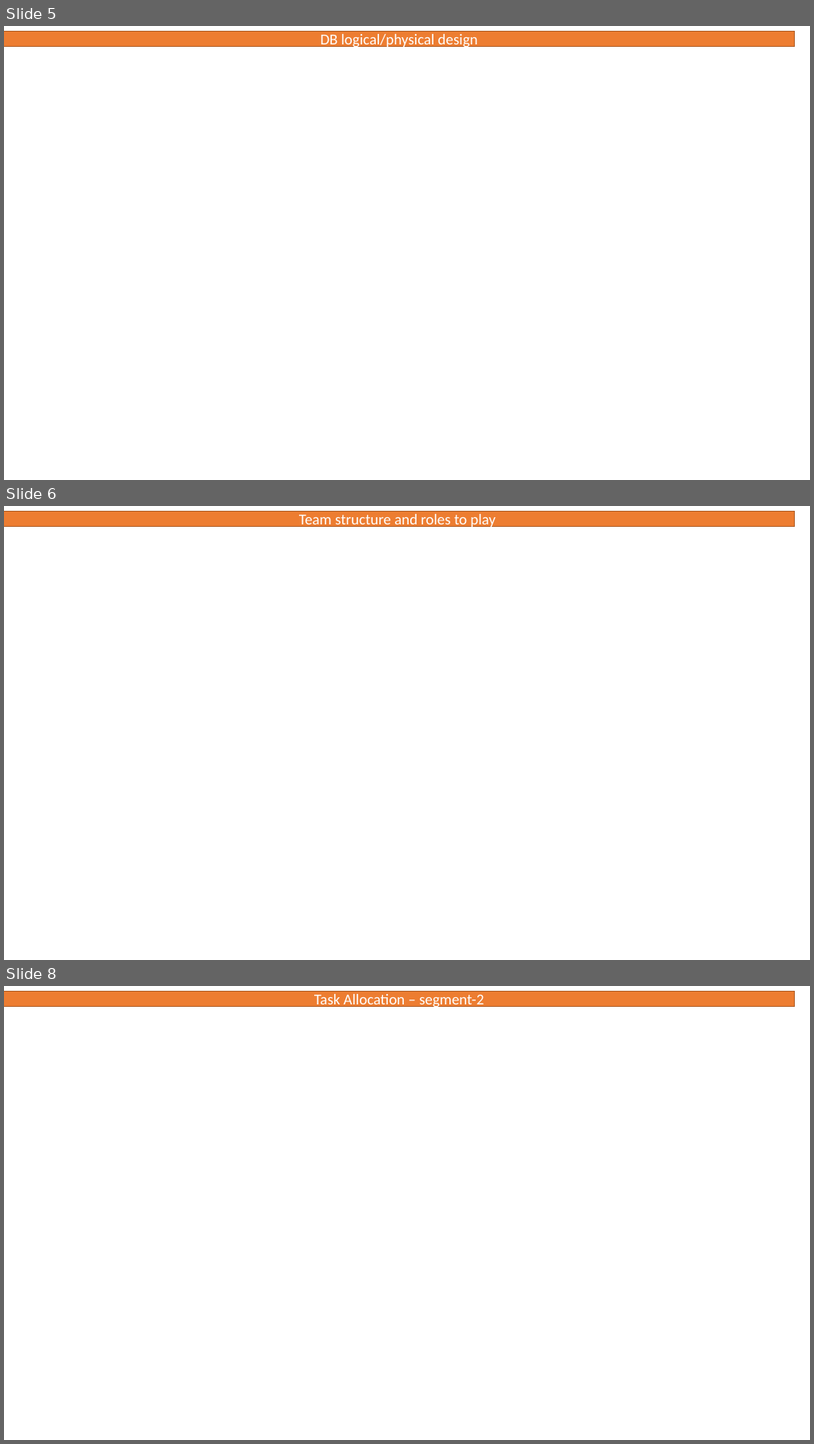
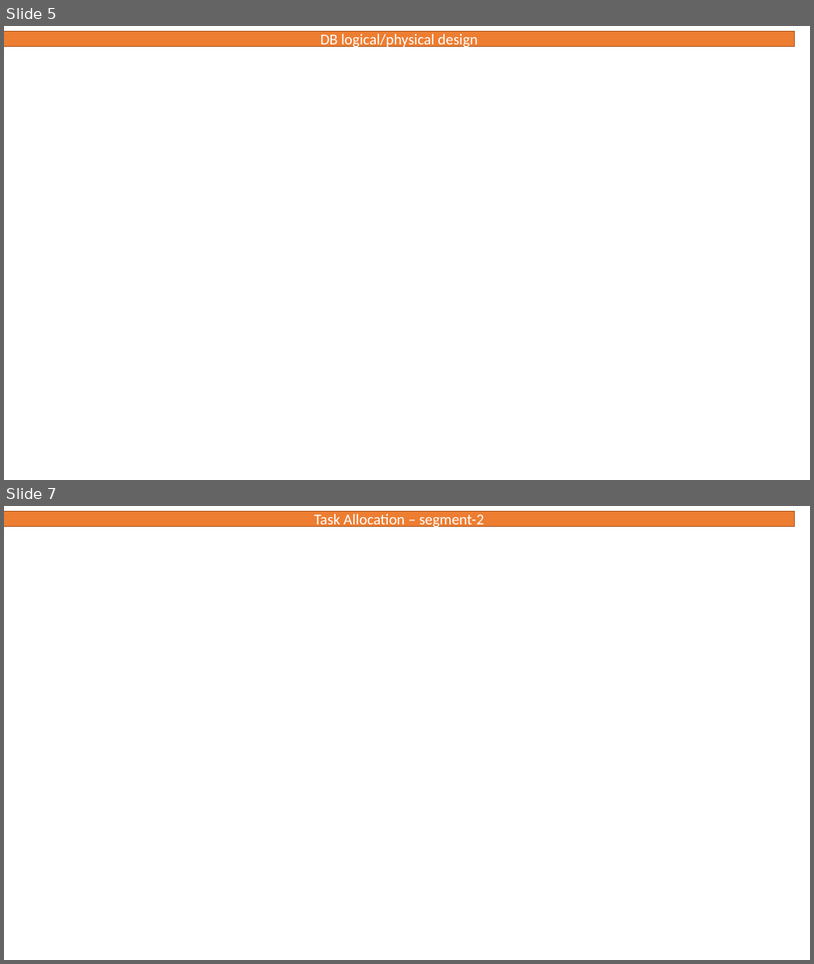
Before and after one commit to asitkumar26/nba-player-analytics, a slide deck: Presentation/scope-design.pptx. Shown one above the other, each under a label of ours: slides 5, 6 and 8 before the commit, slides 5 and 7 after it; the slides between them are not shown. The pictures are 814x1444 and 814x964 pixels, drawn with LibreOffice and Linux fonts; fonts in the diff are those of the drawing. Boxes give left, top, right and bottom in pixels: in the first picture for what was removed or moved away, otherwise in the second. Text is boxed around its words. In the diff, an @@ line names an element or a change of style, - is before the commit and + after.

```diff
--- a/Presentation/scope-design.pptx
+++ b/Presentation/scope-design.pptx
@@ slide 6 removed at bbox=[4, 506, 810, 960], background #FFFFFF @@
@@ rectangle removed at bbox=[4, 511, 794, 527] @@
-Team structure and roles to play
@@ what was slide 8 is now slide 7 @@
```
Also in this commit, not shown: 3 slides changed, 1 slide added, 4 other files.
